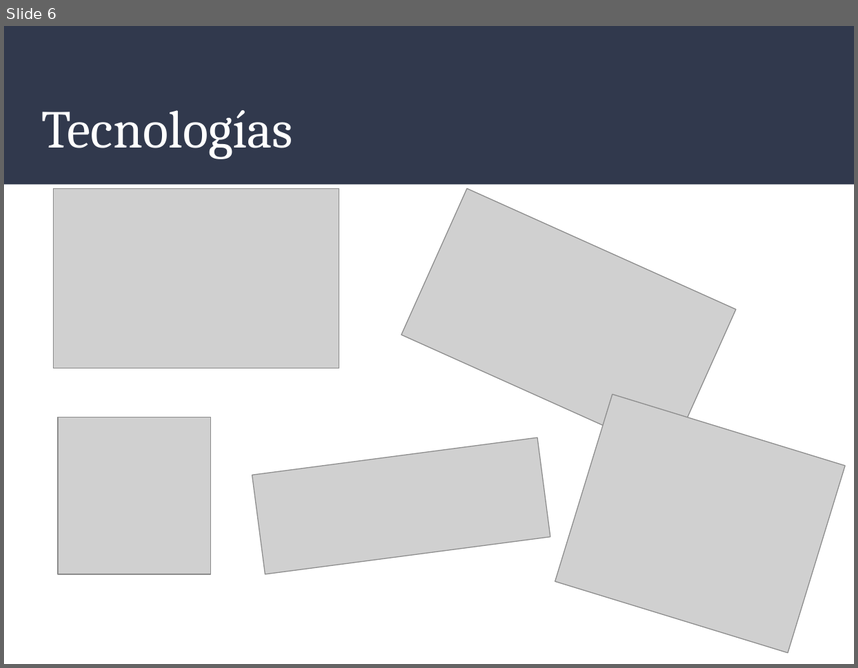
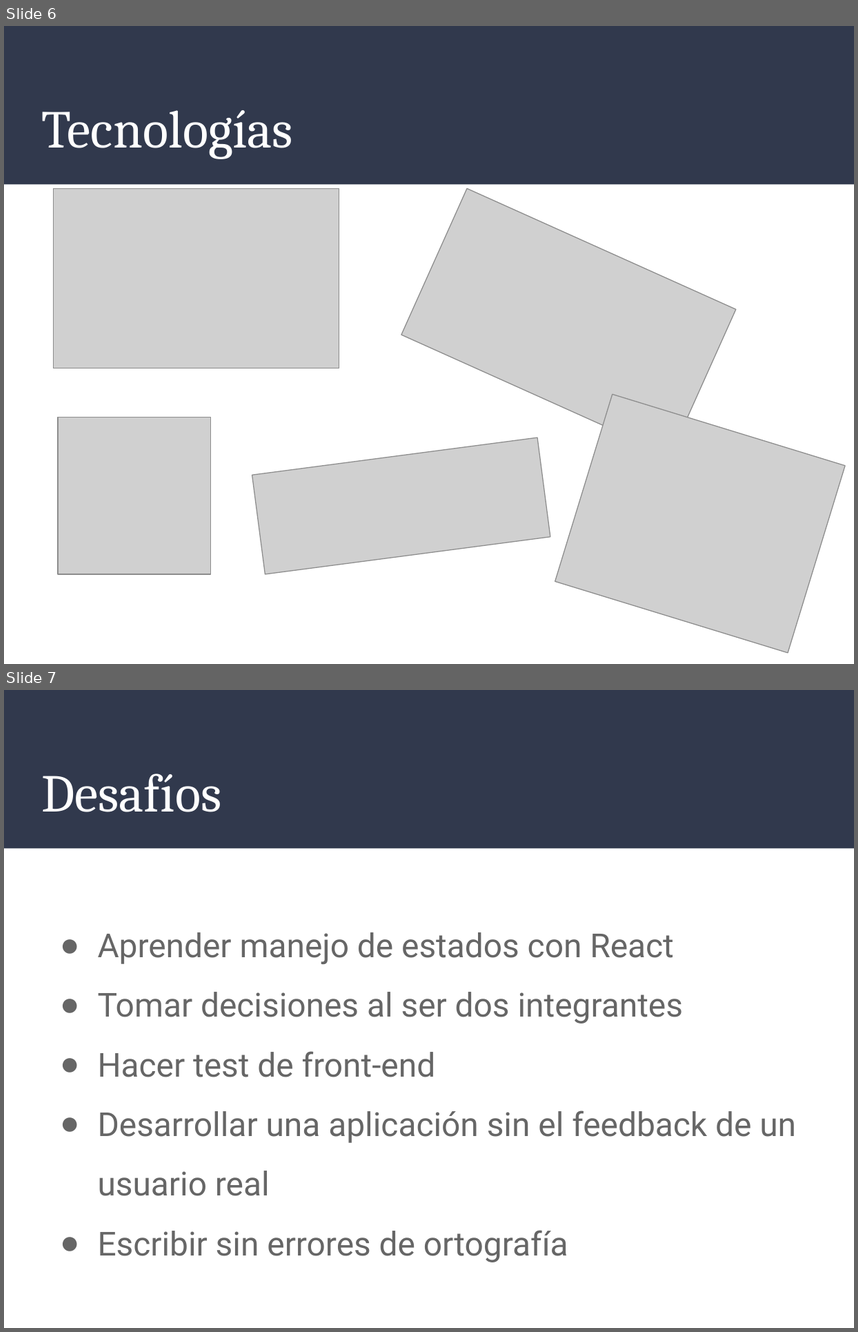
Before and after one commit to lisar01/peluqueriaya-doc, a slide deck: Peluqueria Ya.pptx. Shown one above the other, each under a label of ours: slide 6 before the commit, slides 6 and 7 after it. The pictures are 858x668 and 858x1332 pixels, drawn with LibreOffice and Linux fonts; fonts in the diff are those of the drawing; grey boxes stand for pictures. Boxes give left, top, right and bottom in pixels: in the first picture for what was removed or moved away, otherwise in the second. Text is boxed around its words. In the diff, an @@ line names an element or a change of style, - is before the commit and + after.

```diff
--- a/Peluqueria Ya.pptx
+++ b/Peluqueria Ya.pptx
@@ slide 7 added at (x1=4, y1=690, x2=854, y2=1328), background #FFFFFF; not listed: 1 template element that a slide beside it also shows @@
@@ title added at (x1=41, y1=773, x2=221, y2=812), 45 pt, text #FFFFFF @@
+Desafíos
@@ text added at (x1=98, y1=932, x2=796, y2=1262), 28 pt, text #666666 @@
+● Aprender manejo de estados con React
+● Tomar decisiones al ser dos integrantes
+● Hacer test de front-end
+● Desarrollar una aplicación sin el feedback de un usuario real
+● Escribir sin errores de ortografía
```
Also in this commit, not shown: 4 slides changed, 1 slide removed.
